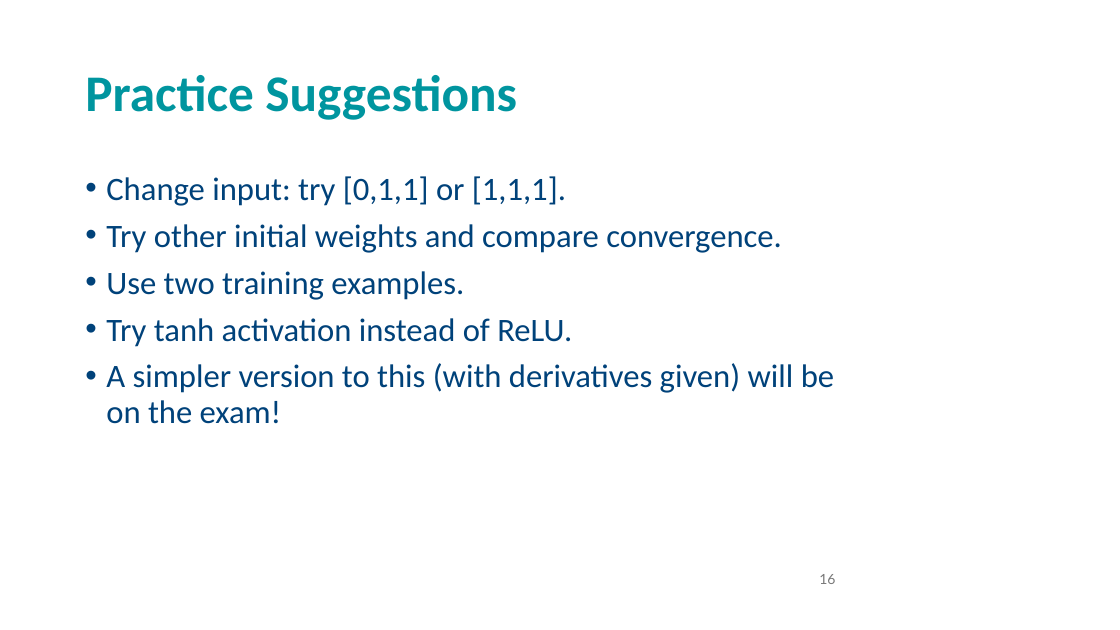
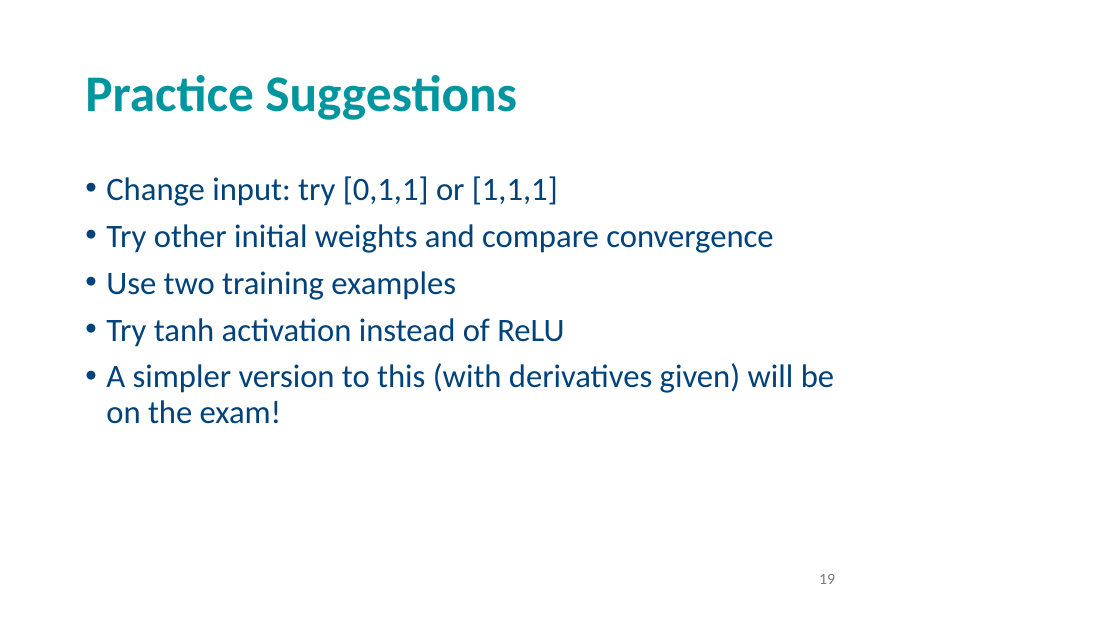
Before and after one commit to andrewcparnell/STAT41130, a slide deck: slide 19 of slides/day 2/D2C1_ANN.pptx (slide 16 before the commit). Drawn at 1120x630 pixels with LibreOffice and Linux fonts; fonts in the diff are those of the drawing; background and template pictures are left out. Boxes give left, top, right and bottom in pixels: in the first picture for what was removed or moved away, otherwise in the second. Text is boxed around its words. In the diff, an @@ line names an element or a change of style, - is before the commit and + after.

```diff
--- a/slides/day 2/D2C1_ANN.pptx
+++ b/slides/day 2/D2C1_ANN.pptx
@@ text at (106,176,773,347): text changed @@
-• Change input: try [0,1,1] or [1,1,1].
-• Try other initial weights and compare convergence.
-• Use two training examples.
-• Try tanh activation instead of ReLU.
+• Change input: try [0,1,1] or [1,1,1]
+• Try other initial weights and compare convergence
+• Use two training examples
+• Try tanh activation instead of ReLU
@@ page number at (819,574,835,584): text changed @@
-16
+19
```
Also in this commit, not shown: 7 other slides changed, 3 slides added, 31 other files.
